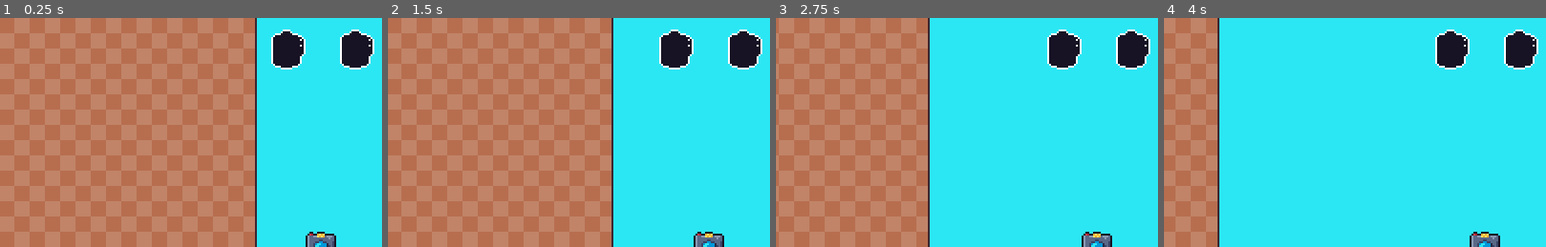
Above: before the commit, frames 1-4 (left to right).
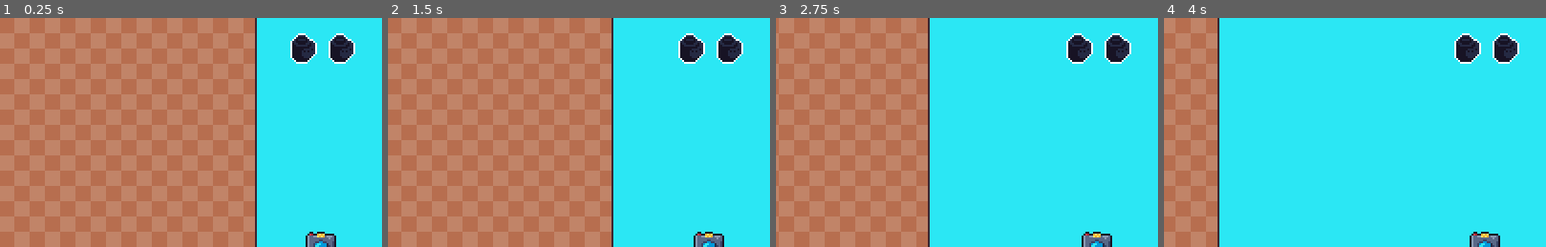
Above: after the commit, the same moments.

Repository: Jellonator/07-2D-Platformer
Game: Godot game, scene res://Levels/Level1.tscn
The game is run twice, just before and just after one commit, with the same random seed, the same clock (stepped at 60 frames per second) and the same inputs.
Inputs:
- Up to frame 1 (0.25 s): no input
- Up to frame 2 (1.5 s): hold Right (move_right) from 0.53 s (still down); tap X (action_grab) at 0.6, 1.35 s; tap Z (action_jump) at 0.77 s
- Up to frame 3 (2.75 s): tap Z (action_jump) at 1.52 s; release Right (move_right) at 2.03 s; hold Left (move_left) from 2.03 s (still down); tap X (action_grab) at 2.1 s
- Up to frame 4 (4 s): release Left (move_left) at 2.78 s; hold Right (move_right) from 2.78 s (still down); tap X (action_grab) at 2.85, 3.6 s; tap Z (action_jump) at 3.02, 3.77 s
The pictures show only the part of the screen within x 8-58%, y 0-50%; the shares and areas given below are measured in that part.

The runs differ from the first frame. In frame 1, 3.0% of the frame differs, in the area x 71-98%, y 5-23%; in frame 2, 3.0%; in frame 3, 3.0%; in frame 4, 3.0%.

Commit message:
Film collection status is now saved and loaded

Diff:
--- /dev/null
+++ b/Global/GameData.gd
@@ -0,0 +1,40 @@
+extends Node
+
+const SECTION_FILMS := "FILM"
+
+var config: ConfigFile
+
+func _ready():
+	reset_all_data()
+	var fh := File.new()
+	if fh.file_exists("user://save.data"):
+		load_data("user://save.data")
+
+func reset_all_data():
+	config = ConfigFile.new()
+
+func load_data(fname: String):
+	reset_all_data()
+	var err = config.load(fname)
+	print(config.get_section_keys(SECTION_FILMS))
+	if err != OK:
+		push_error("Could not load data from " + fname + " [" + str(err) + "]")
+	return err
+
+func save_data(fname: String):
+	var err = config.save(fname)
+	if err != OK:
+		push_error("Could not save data to " + fname + " [" + str(err) + "]")
+	return err
+
+func _get_film_key(level_name: String, film_id: int) -> String:
+	return "{0}_{1}".format([level_name, film_id])
+
+func has_collected_film(level_name: String, film_id: int) -> bool:
+	var key := _get_film_key(level_name, film_id)
+	return config.get_value(SECTION_FILMS, key, false)
+
+func collect_film(level_name: String, film_id: int):
+	var key := _get_film_key(level_name, film_id)
+	config.set_value(SECTION_FILMS, key, true)
+	save_data("user://save.data")
--- a/Levels/Level.gd
+++ b/Levels/Level.gd
@@ -1,11 +1,19 @@
 extends Node2D
 
+const scene_gui := preload("res://Object/Gui/GuiOverlay.tscn")
+
 export var unique_name := ""
-onready var node_gui := $GuiOverlay
+var node_gui
 
 func _ready():
+	node_gui = scene_gui.instance()
+	add_child(node_gui)
 	if unique_name == "":
 		push_warning("Level does not have unique name for storing data")
 
 func collect_film(id: int):
 	node_gui.collect_film(id)
+	GameData.collect_film(unique_name, id)
+
+func has_collected_film(id: int) -> bool:
+	return GameData.has_collected_film(unique_name, id)
--- a/Levels/Level1.tscn
+++ b/Levels/Level1.tscn
@@ -6,7 +6,6 @@
 [ext_resource path="res://Tiles/ground.tres" type="TileSet" id=4]
 [ext_resource path="res://Object/Film/Film.tscn" type="PackedScene" id=5]
 [ext_resource path="res://Levels/Level.gd" type="Script" id=6]
-[ext_resource path="res://Object/Gui/GuiOverlay.tscn" type="PackedScene" id=7]
 
 [sub_resource type="Curve2D" id=1]
 _data = {
@@ -15,6 +14,7 @@
 
 [node name="Level1" type="Node2D"]
 script = ExtResource( 6 )
+unique_name = "level1"
 
 [node name="TileMap" type="TileMap" parent="."]
 tile_set = ExtResource( 4 )
@@ -60,5 +60,3 @@
 [node name="Film2" parent="." instance=ExtResource( 5 )]
 position = Vector2( 648, -96 )
 level_id = 2
-
-[node name="GuiOverlay" parent="." instance=ExtResource( 7 )]
--- a/Object/Film/Film.gd
+++ b/Object/Film/Film.gd
@@ -2,6 +2,10 @@
 
 export var level_id := 0
 
+func _ready():
+	if get_tree().current_scene.has_collected_film(level_id):
+		modulate = Color(1.0, 1.0, 1.0, 0.5)
+
 func _on_Area2D_body_entered(_body):
 	get_tree().current_scene.collect_film(level_id)
 	queue_free()
--- a/Object/Gui/GuiOverlay.gd
+++ b/Object/Gui/GuiOverlay.gd
@@ -2,6 +2,9 @@
 
 var films := {}
 var scene_film := preload("res://Object/Gui/Film.tscn")
+onready var node_films := $Films
+
+var show_film_timer := 0.0
 
 func _ready():
 	yield(get_tree(), "idle_frame")
@@ -16,6 +19,8 @@
 	sorted_ids.sort()
 	for id in sorted_ids:
 		$Films/HBox.add_child(films[id])
+		if get_parent().has_collected_film(id):
+			films[id].collect()
 
 func collect_film(id: int):
 	films[id].collect()
--- a/project.godot
+++ b/project.godot
@@ -18,6 +18,10 @@
 config/name="Photobound"
 run/main_scene="res://Levels/Level1.tscn"
 config/icon="res://icon.png"
+
+[autoload]
+
+GameData="*res://Global/GameData.gd"
 
 [display]
 
Not shown: 1 places in Levels/Level1.tscn that only renumber resources
Binary file changed: Object/Film/FilmCollected.png
Binary file changed: Object/Film/FilmEmpty.png
Not shown, added: Object/Film/FilmCollected.png-autosave.kra
Not shown, added: Object/Film/FilmCollected.png~
Not shown, added: Object/Film/FilmEmpty.png~
